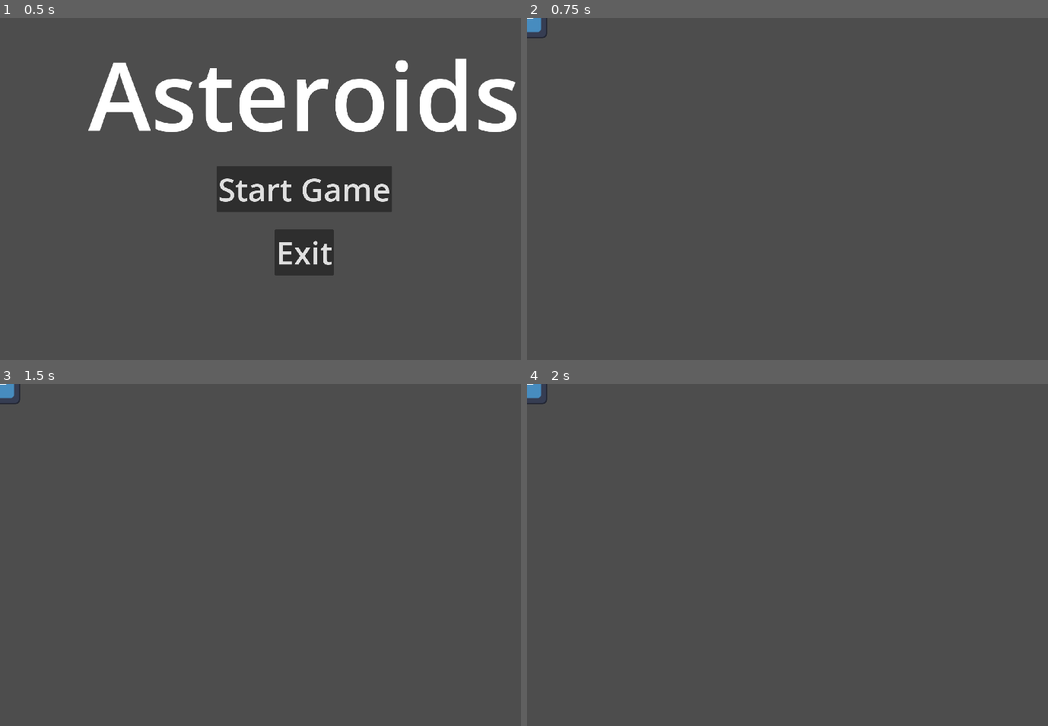
Above: before the commit, frames 1-4 (two rows, left to right).
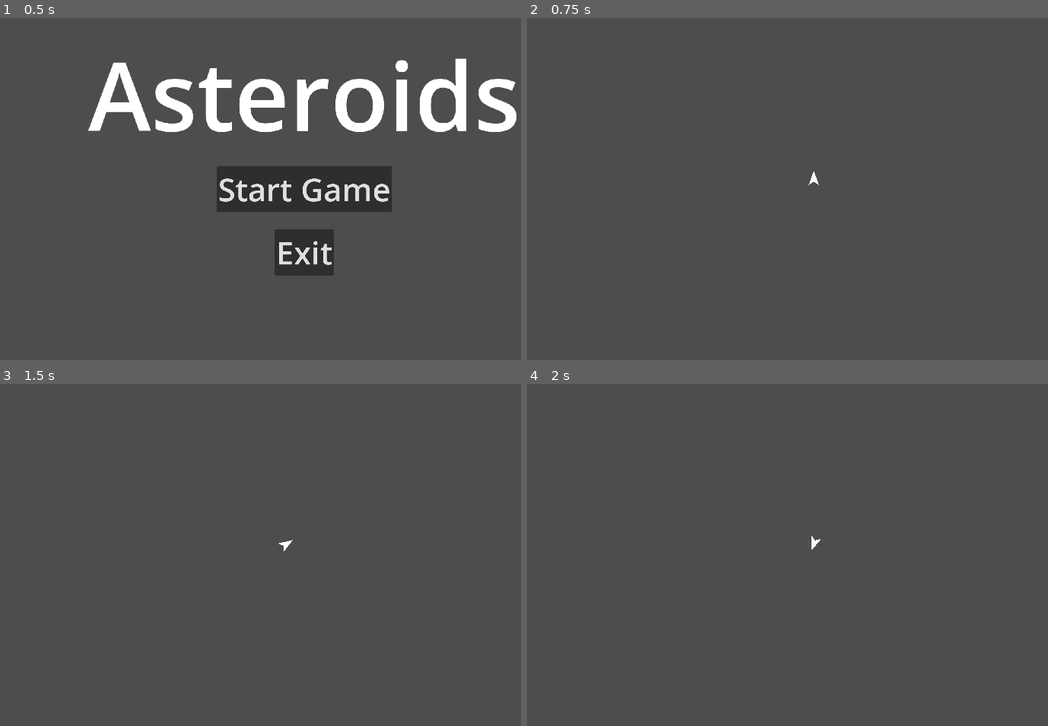
Above: after the commit, the same moments.

Repository: CoilSeb/AsteroidsWorkshop
Game: Godot game, scene res://Scenes/Start_Screen/Start_Screen.tscn
The game is run twice, just before and just after one commit, with the same random seed, the same clock (stepped at 60 frames per second) and the same inputs. The engine's default icon, where the game draws it, is replaced by a stand-in: a white triangle on a blue panel in a dark square.
Inputs:
- Up to frame 1 (0.5 s): no input
- Up to frame 2 (0.75 s): click "Start Game" at 0.5 s
- Up to frame 3 (1.5 s): tap Enter at 1.25 s; hold D (rotate_right, bound only after the commit) from 1.28 s (still down)
- Up to frame 4 (2 s): keep holding D (rotate_right, bound only after the commit)

Frame 1 is identical in both runs. In frame 2, 0.2% of the frame differs, in the area x 0-57%, y 0-49%; in frame 3, 0.2%; in frame 4, 0.2%.

Commit message:
Add new sprites and update player movement

Diff:
--- /dev/null
+++ b/Global/Bus.gd
@@ -0,0 +1,11 @@
+extends Node
+
+
+# Called when the node enters the scene tree for the first time.
+func _ready():
+	pass # Replace with function body.
+
+
+# Called every frame. 'delta' is the elapsed time since the previous frame.
+func _process(delta):
+	pass
--- a/Scenes/Game/Game.tscn
+++ b/Scenes/Game/Game.tscn
@@ -5,3 +5,4 @@
 [node name="Game" type="Node2D"]
 
 [node name="Player" parent="." instance=ExtResource("1_x5jet")]
+position = Vector2(905, 505)
--- a/Scenes/Player/Player.gd
+++ b/Scenes/Player/Player.gd
@@ -1,12 +1,18 @@
 extends CharacterBody2D
 
 @onready var shoot_Timer = $ShootTimer
-@onready var immunity_Timer = $Immunity_Timer
 var screen_size
-var thrust = 50
+var thrust = 500
 var maxSpeed = 10
 var rotateSpeed = 5
 
 
 func _physics_process(delta):
-	pass
+	if Input.is_action_pressed("rotate_left"):
+		rotation += -1 * rotateSpeed * delta
+	if Input.is_action_pressed("rotate_right"):
+		rotation += 1 * rotateSpeed * delta
+	if Input.is_action_pressed("thrust"):
+		velocity += ((Vector2(0, -1) * thrust * delta).rotated(rotation))
+
+	move_and_collide(velocity * delta)
--- a/Scenes/Player/Player.tscn
+++ b/Scenes/Player/Player.tscn
@@ -1,23 +1,30 @@
 [gd_scene load_steps=3 format=3 uid="uid://c0lptktcfc4ta"]
 
 [ext_resource type="Script" path="res://Scenes/Player/Player.gd" id="1_enk4v"]
-[ext_resource type="Texture2D" uid="uid://cp86p70hx5vkx" path="res://icon.svg" id="2_hiy5o"]
+[ext_resource type="Texture2D" uid="uid://cy2p3man040cg" path="res://Sprites/Player-1.png.png" id="2_lhwgc"]
 
 [node name="Player" type="CharacterBody2D"]
+scale = Vector2(0.25, 0.35)
 script = ExtResource("1_enk4v")
 
 [node name="Sprite2D" type="Sprite2D" parent="."]
-texture = ExtResource("2_hiy5o")
+texture = ExtResource("2_lhwgc")
 
 [node name="CollisionPolygon2D" type="CollisionPolygon2D" parent="."]
 position = Vector2(0, -6.87392)
 scale = Vector2(1, 0.934783)
 build_mode = 1
-polygon = PackedVector2Array(64, 6.28372, 64, -48.2744, 48, -60.0419, 1, -60.0419, -54, -60.0419, -64, -48.2744, -64, 8.42326, -64, 57.6326, -52, 75.8186, 1, 75.8186, 55, 75.8186, 63, 64.0512)
+polygon = PackedVector2Array(0, -60.0418, -64, 75.8186, 0, 42.6558, 64, 75.8186)
 
 [node name="ShootTimer" type="Timer" parent="."]
 wait_time = 0.35
 one_shot = true
 autostart = true
 
-[node name="Immunity_Timer" type="Timer" parent="."]
+[node name="Area2D" type="Area2D" parent="."]
+
+[node name="CollisionPolygon2D" type="CollisionPolygon2D" parent="Area2D"]
+position = Vector2(0, -6.87392)
+scale = Vector2(1, 0.934783)
+build_mode = 1
+polygon = PackedVector2Array(0, -60.0418, -64, 75.8186, 0, 42.6558, 64, 75.8186)
--- a/project.godot
+++ b/project.godot
@@ -24,8 +24,32 @@
 [file_customization]
 
 folder_colors={
+"res://Global/": "green",
 "res://Scenes/": "red",
 "res://Scenes/Start_Screen/": "red"
+}
+
+[input]
+
+thrust={
+"deadzone": 0.5,
+"events": [Object(InputEventKey,"resource_local_to_scene":false,"resource_name":"","device":-1,"window_id":0,"alt_pressed":false,"shift_pressed":false,"ctrl_pressed":false,"meta_pressed":false,"pressed":false,"keycode":0,"physical_keycode":87,"key_label":0,"unicode":119,"echo":false,"script":null)
+]
+}
+rotate_left={
+"deadzone": 0.5,
+"events": [Object(InputEventKey,"resource_local_to_scene":false,"resource_name":"","device":-1,"window_id":0,"alt_pressed":false,"shift_pressed":false,"ctrl_pressed":false,"meta_pressed":false,"pressed":false,"keycode":0,"physical_keycode":65,"key_label":0,"unicode":97,"echo":false,"script":null)
+]
+}
+rotate_right={
+"deadzone": 0.5,
+"events": [Object(InputEventKey,"resource_local_to_scene":false,"resource_name":"","device":-1,"window_id":0,"alt_pressed":false,"shift_pressed":false,"ctrl_pressed":false,"meta_pressed":false,"pressed":false,"keycode":0,"physical_keycode":68,"key_label":0,"unicode":100,"echo":false,"script":null)
+]
+}
+shoot={
+"deadzone": 0.5,
+"events": [Object(InputEventKey,"resource_local_to_scene":false,"resource_name":"","device":-1,"window_id":0,"alt_pressed":false,"shift_pressed":false,"ctrl_pressed":false,"meta_pressed":false,"pressed":false,"keycode":0,"physical_keycode":32,"key_label":0,"unicode":32,"echo":false,"script":null)
+]
 }
 
 [rendering]
Binary file added: Sprites/Big_Asteroid-1.png.png
Not shown, added: Sprites/Big_Asteroid-1.png.png.import
Binary file added: Sprites/Big_Crack1-1.png.png
Not shown, added: Sprites/Big_Crack1-1.png.png.import
Binary file added: Sprites/Big_Crack2-2.png.png
Not shown, added: Sprites/Big_Crack2-2.png.png.import
Binary file added: Sprites/Big_Crack3-3.png.png
Not shown, added: Sprites/Big_Crack3-3.png.png.import
Binary file added: Sprites/Big_Crack4-4.png.png
Not shown, added: Sprites/Big_Crack4-4.png.png.import
Binary file added: Sprites/Bullet-1.png.png
Not shown, added: Sprites/Bullet-1.png.png.import
(and 11 more such lines)
